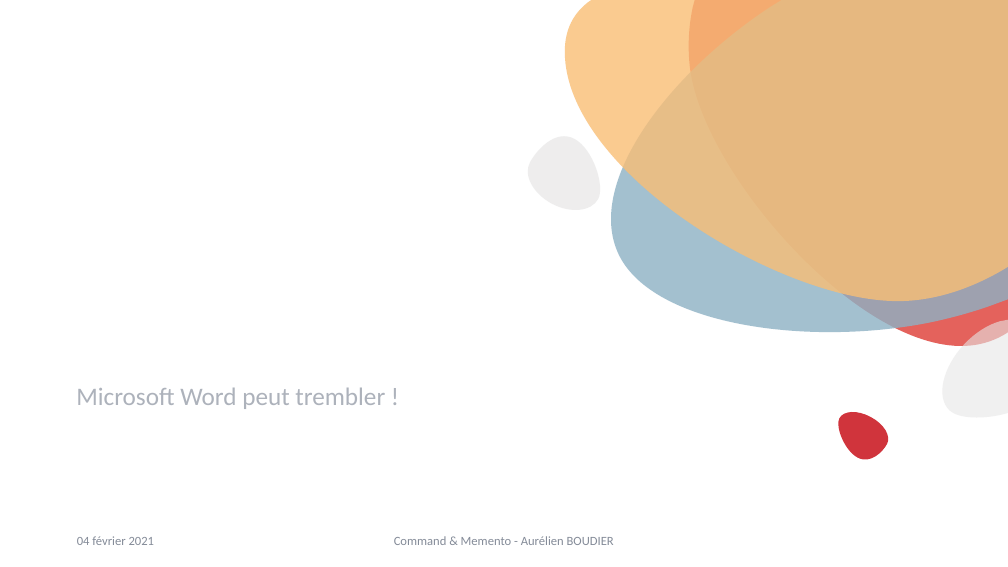
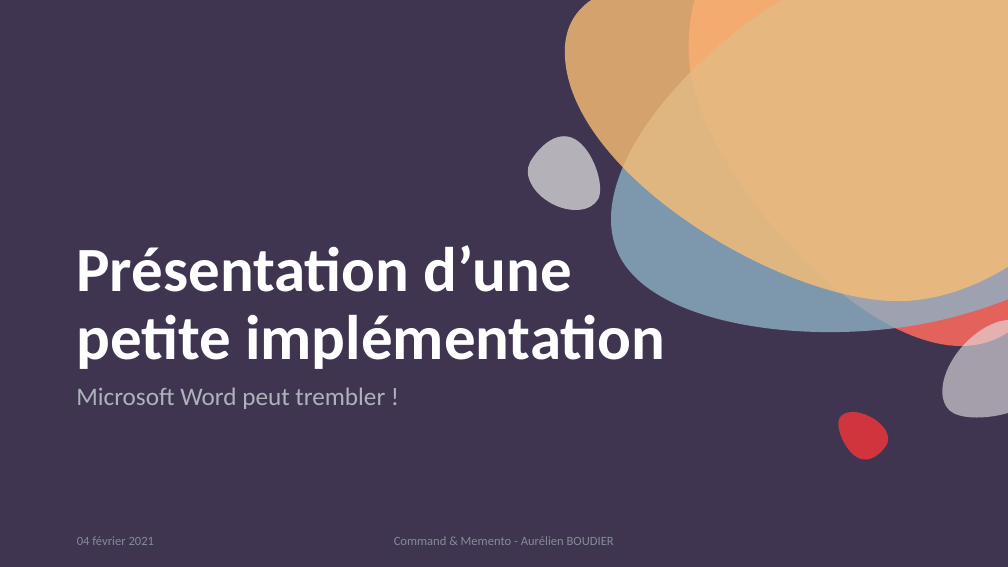
Before and after one commit to kyweez/CDA-14-DESIGN-PATTERN, a slide deck: slide 12 of 01-Powerpoint-presentation/PowerpointPresentation.pptx (slide 10 before the commit). Drawn at 1008x567 pixels with LibreOffice and Linux fonts; fonts in the diff are those of the drawing. Boxes give left, top, right and bottom in pixels: in the first picture for what was removed or moved away, otherwise in the second. Text is boxed around its words. In the diff, an @@ line names an element or a change of style, - is before the commit and + after.

```diff
--- a/01-Powerpoint-presentation/PowerpointPresentation.pptx
+++ b/01-Powerpoint-presentation/PowerpointPresentation.pptx
@@ background #FFFFFF to #403551 @@
@@ title added at box(76, 245, 665, 369), 60 pt, text #FFFFFF, bold @@
+Présentation d’une
+petite implémentation
```
Also in this commit, not shown: 3 other slides changed, 2 slides added, 3 other files.
